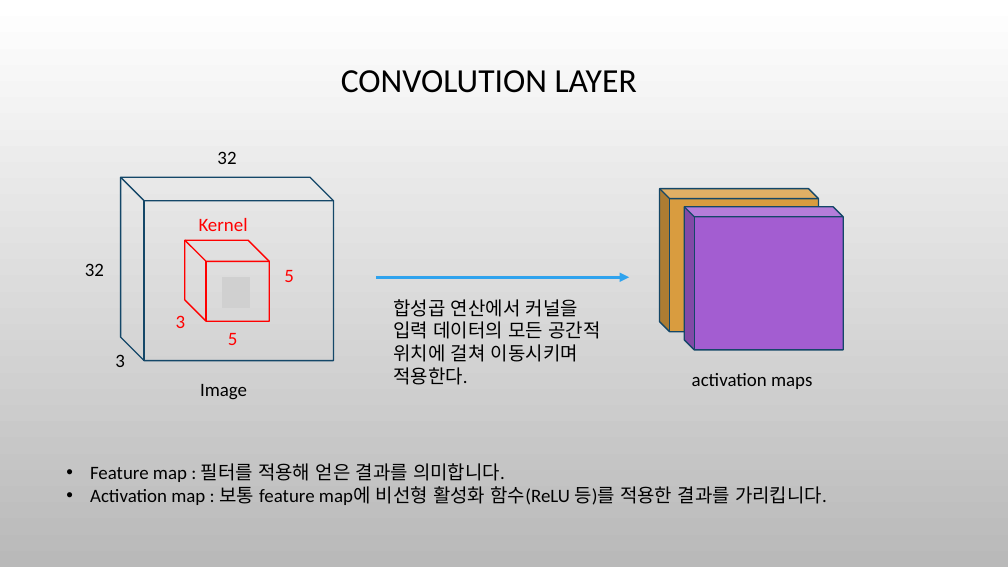
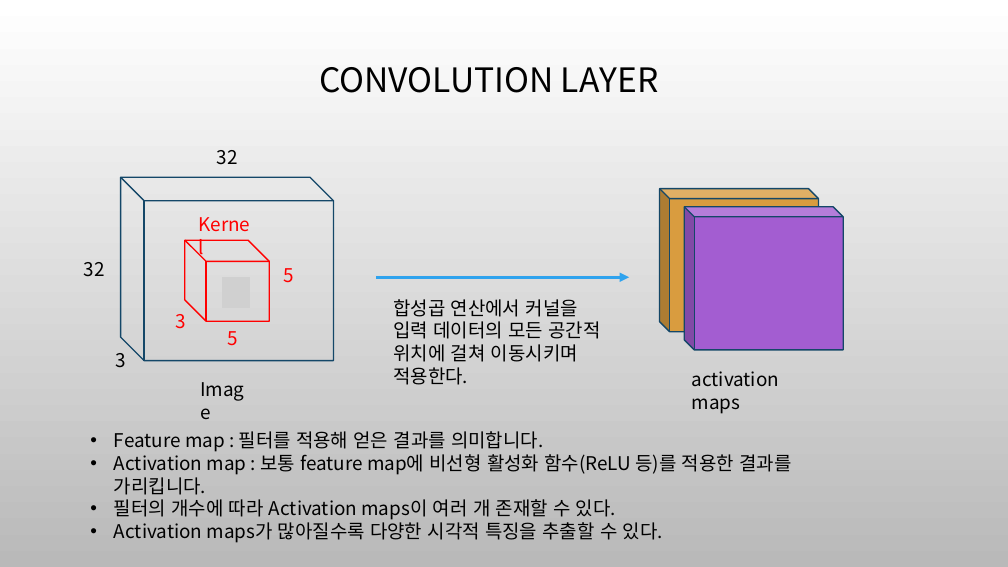
Before and after one commit to ha-taeyeong/University, a slide deck: slide 22 of tensor/발표자료.pptx. Drawn at 1008x567 pixels with LibreOffice and Linux fonts; fonts in the diff are those of the drawing; grey boxes stand for pictures; background and template pictures are left out. Boxes give left, top, right and bottom in pixels: in the first picture for what was removed or moved away, otherwise in the second. Text is boxed around its words. In the diff, an @@ line names an element or a change of style, - is before the commit and + after.

```diff
--- a/tensor/발표자료.pptx
+++ b/tensor/발표자료.pptx
@@ font Calibri to Noto Sans CJK KR in 10 elements at bbox=[319, 67, 659, 93], bbox=[217, 150, 238, 165], bbox=[84, 262, 105, 277], bbox=[193, 374, 262, 405], bbox=[692, 371, 779, 414], bbox=[284, 268, 294, 283], bbox=[175, 314, 185, 329], bbox=[227, 331, 237, 346], bbox=[191, 209, 260, 240], bbox=[115, 353, 125, 368] @@
@@ text "Feature map : 필터를 적용해 ...": place and size @@
-text "Feature map : 필터를 적용해 ..." at bbox=[90, 463, 827, 505]
+text "Feature map : 필터를 적용해 ..." at bbox=[114, 431, 791, 543]
@@ text at bbox=[114, 431, 791, 495]: font Calibri to Noto Sans CJK KR in "Feature map : 필터를 적용해 얻은 결과를 ...", "Activation map : 보통 feature map에 비선형 ..." @@
@@ text at bbox=[114, 499, 663, 543]: paragraphs added @@
+• 필터의 개수에 따라 Activation maps이 여러 개 존재할 수 있다.
+• Activation maps가 많아질수록 다양한 시각적 특징을 추출할 수 있다.
```
Also in this commit, not shown: 21 other slides changed, 5 other files.
